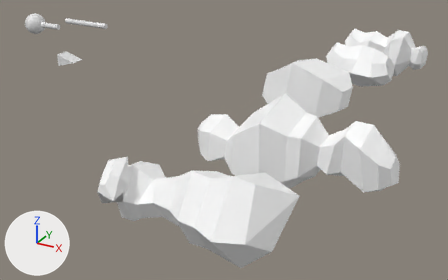
The glTF model public/3d/matthaikirchplatz.glb: old version first, new version second.
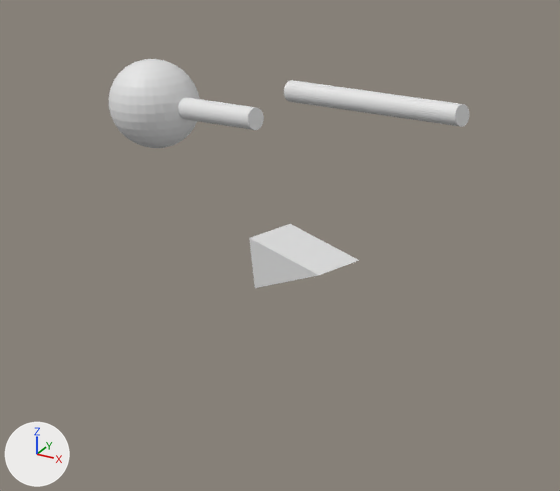
There are two pictures of each version: one whole from a camera (50 mm lens) standing at (21.98, -22.7, 8.83) and looking at (9.66, -0.3, -2.37), one close up on the part from 0% to 29% of the width and 0% to 40% of the height. The lights are fixed; the arrows at lower left show +X, +Y and +Z. Both versions are drawn at frame 120 of the action 'cylinderAction'; the numbers are the values there.

The scene before the commit, as lines of its bpy script (objects in view):
```python
me_cylinder = bpy.data.meshes.new('Cylinder')
me_cylinder.from_pydata(...)  # a 32-sided cylinder along x spanning x 0.0..3.0, y -0.15..0.15, z -0.15..0.15
me_plane_007 = bpy.data.meshes.new('Plane.007')
me_plane_007.from_pydata([(1.2, 0.342, 0.0), (0.2, 0.342, -0.298), (0.2, 0.342, 0.0), (1.2, -0.342, 0.0), (0.2, -0.342, 0.0), (0.2, -0.342, -0.298)], [], [(0, 1, 2), (3, 4, 5), (1, 0, 3), (1, 3, 5), (2, 1, 5), (2, 5, 4), (0, 2, 4), (0, 4, 3)])
ob_beak = bpy.data.objects.new('beak', None)
ob_beak.location = (0.0, 0.0, 0.0)
ob_beakbottom = bpy.data.objects.new('beakBottom', me_plane_007)
ob_beakbottom.location = (0.0, 0.0, 0.0)
ob_cylinder = bpy.data.objects.new('cylinder', me_cylinder)
ob_cylinder.location = (-4.424, 5.525, 0.309)
# also in view: 'sphere' at (-4.93, 4.04, 0.31); 'beakTop' at (0.7, 0.0, 0.15)
```
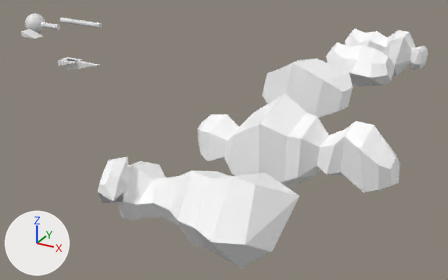
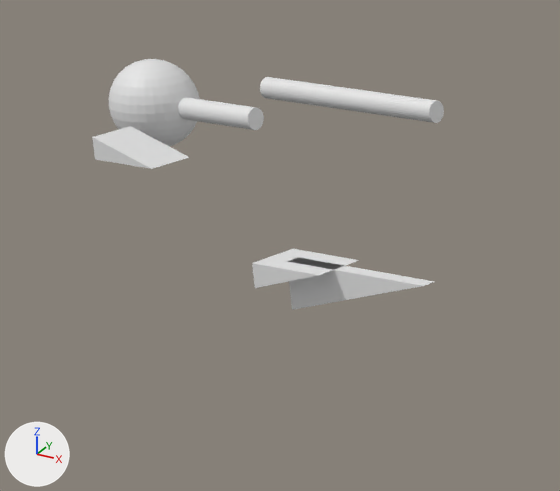
ob_beak is not drawn itself; it is the parent of ob_beaktop.

What differs and where, as boxes (x1, y1, x2, y2) in the close-ups (560 x 491 px):
'beakTop', moved
    before: (249, 224, 359, 275)
    after: (92, 126, 189, 169)
'cylinder', moved
    before: (284, 80, 469, 127)
    after: (260, 77, 444, 123)
'beakThin', added
    after: (289, 258, 434, 310)
'beakBottom', unchanged, uncovered by the edit
    before: (252, 263, 318, 288)
    after: (252, 249, 359, 288)

What changed in the scene script:
```text
Add me_plane_006:
    me_plane_006.from_pydata([(2.5, 0.09, 0.0), (0.5, 0.09, -0.58), (0.5, 0.09, 0.0), (2.5, -0.09, 0.0), (0.5, -0.09, 0.0), (0.5, -0.09, -0.58)], [], [(0, 1, 2), (3, 4, 5), (1, 0, 3), (1, 3, 5), (2, 1, 5), (2, 5, 4), (0, 2, 4), (0, 4, 3)])
Change ob_cylinder:
    ob_cylinder.location: (-4.424, 5.525, 0.309) -> (-4.861, 5.525, 0.309)
Change ob_beak:
    ob_beak.location: (0.0, 0.0, 0.0) -> (-5.117, 2.627, 0.0)
Add ob_beakthin:
    ob_beakthin = bpy.data.objects.new('beakThin', me_plane_006)
    ob_beakthin.location = (0.0, 0.0, 0.0)
```
